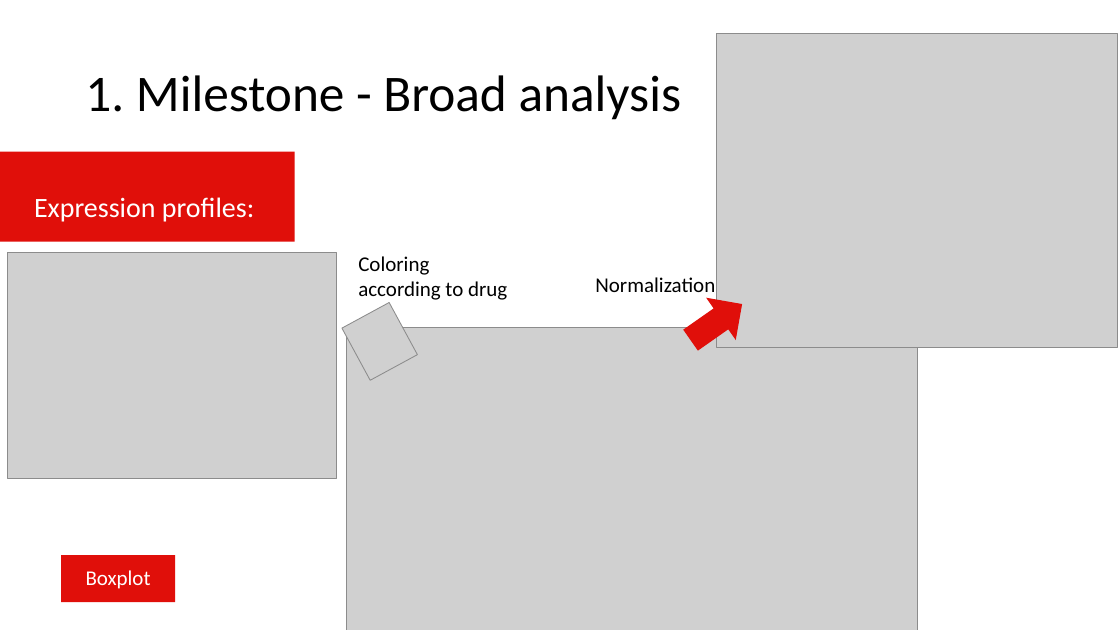
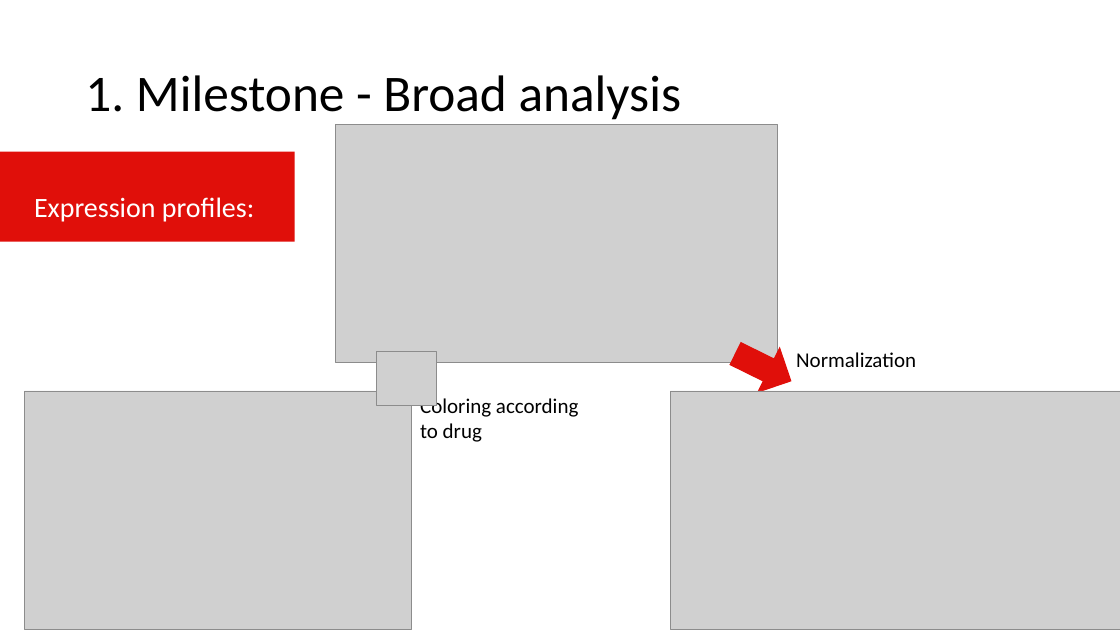
Before and after one commit to datascience-mobi/group-04-project-2-4, a slide deck: slide 1 of All_Results.pptx. Drawn at 1120x630 pixels with LibreOffice and Linux fonts; fonts in the diff are those of the drawing; grey boxes stand for pictures. Boxes give left, top, right and bottom in pixels: in the first picture for what was removed or moved away, otherwise in the second. Text is boxed around its words. In the diff, an @@ line names an element or a change of style, - is before the commit and + after.

```diff
--- a/All_Results.pptx
+++ b/All_Results.pptx
@@ picture removed at (717,34,1118,347) @@
@@ picture added at (336,124,778,362) @@
@@ picture removed at (8,252,337,478) @@
@@ picture removed at (346,328,917,630) @@
@@ picture at (376,351,436,405): rotation 61 to 0 degrees @@
@@ right arrow at (725,332,802,403): rotation 325 to 26 degrees @@
@@ text "Normalization" rewrapped from (595,277,715,299) to (796,352,916,367) @@
@@ text "Coloring according to drug" rewrapped from (358,256,507,303) to (420,396,578,442) @@
@@ picture added at (24,391,411,628) @@
@@ picture added at (670,391,1120,628) @@
@@ rectangle removed at (61,555,176,602) @@
-Boxplot
```
Also in this commit, not shown: 1 other slide changed, 1 other file.
